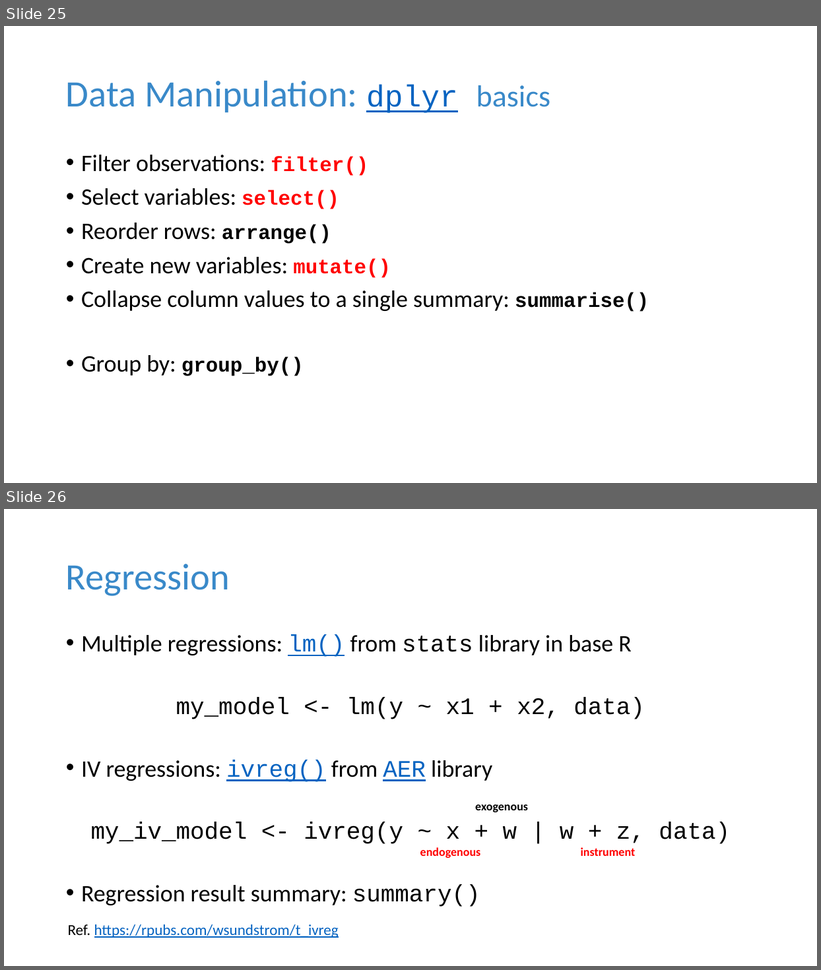
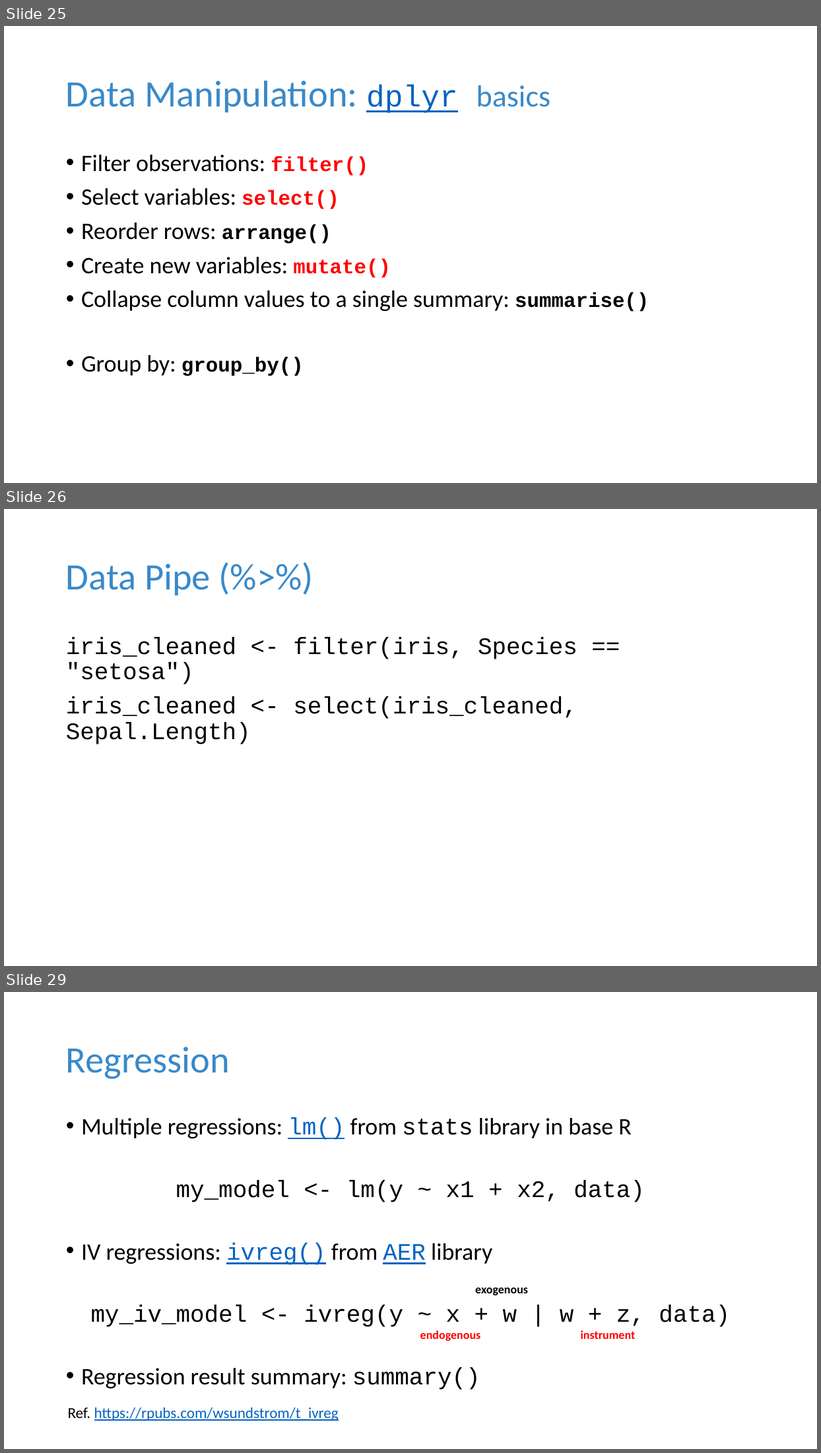
Before and after one commit to tdmdal/r-workshop-researchers, a slide deck: r_intro_researchers.pptx. Shown one above the other, each under a label of ours: slides 25 and 26 before the commit, slides 25, 26 and 29 after it; the slides between them are not shown. The pictures are 821x970 and 821x1453 pixels, drawn with LibreOffice and Linux fonts; fonts in the diff are those of the drawing. Boxes give left, top, right and bottom in pixels: in the first picture for what was removed or moved away, otherwise in the second. Text is boxed around its words. In the diff, an @@ line names an element or a change of style, - is before the commit and + after.

Commit message:
added data pipe slides

```diff
--- a/r_intro_researchers.pptx
+++ b/r_intro_researchers.pptx
@@ slide 26 added at box(4, 509, 817, 966), background #FFFFFF @@
@@ title added at box(66, 564, 211, 595), 44 pt, text #3989C9 @@
+Data Pipe (%>%)
@@ text added at box(66, 637, 578, 745), 28 pt, text #000000 @@
+iris_cleaned <- filter(iris, Species == "setosa")
+iris_cleaned <- select(iris_cleaned, Sepal.Length)
@@ what was slide 26 is now slide 29 @@
```
Also in this commit, not shown: 1 slide changed, 2 other slides added, 4 other files.
